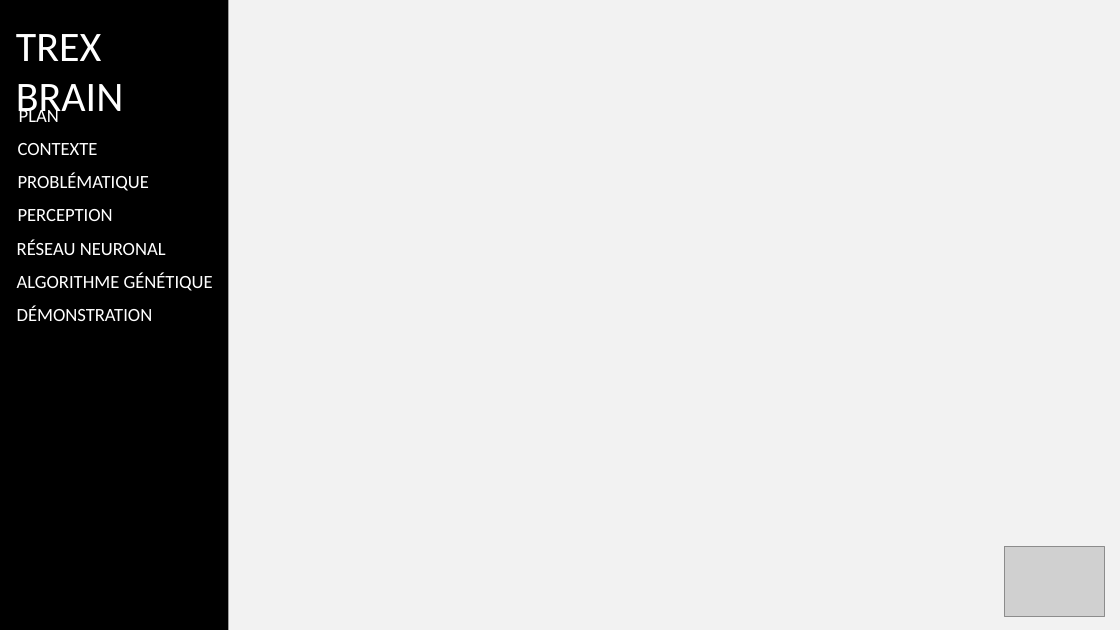
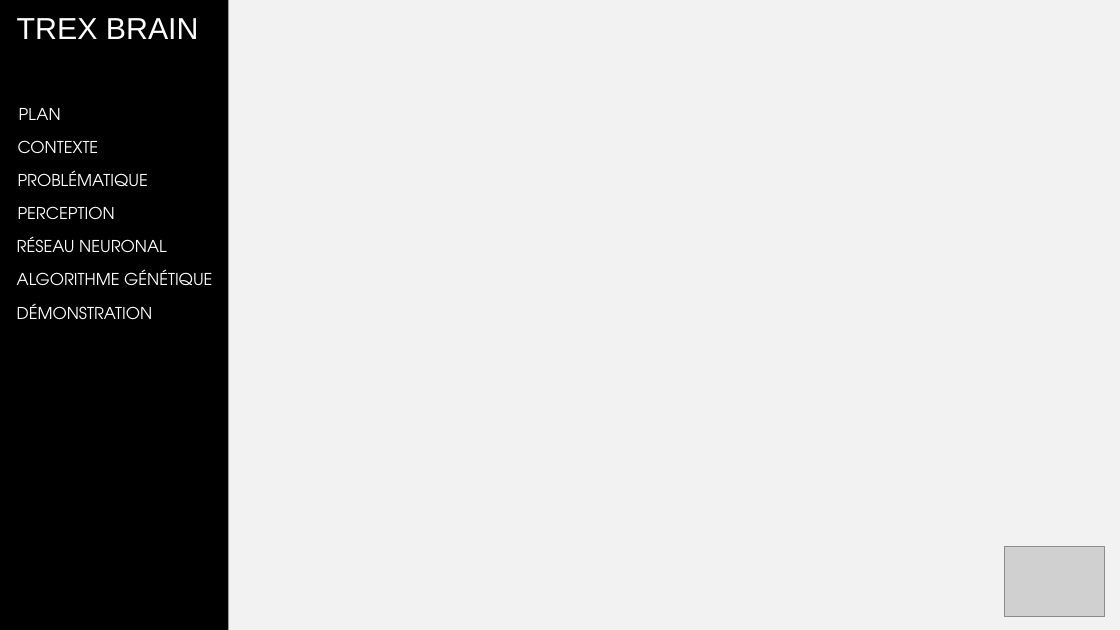
Before and after one commit to corbienassisdev/TRex-Brain, a slide deck: slide 3 of gesp/soutenance/Soutenance_V02.pptx (slide 2 before the commit). Drawn at 1120x630 pixels with LibreOffice and Linux fonts; fonts in the diff are those of the drawing; grey boxes stand for pictures; background and template pictures are left out. Boxes give left, top, right and bottom in pixels: in the first picture for what was removed or moved away, otherwise in the second. Text is boxed around its words. In the diff, an @@ line names an element or a change of style, - is before the commit and + after.

```diff
--- a/gesp/soutenance/Soutenance_V02.pptx
+++ b/gesp/soutenance/Soutenance_V02.pptx
@@ text added at <box>17,18,199,39</box>, 26 pt, text #FFFFFF @@
+TREX BRAIN
@@ text removed at <box>16,34,123,122</box> @@
-TREX BRAIN
@@ size 16 to 14 pt, font Calibri to TeX Gyre Adventor in 7 elements at <box>17,269,212,285</box>, <box>17,236,167,252</box>, <box>17,304,153,319</box>, <box>18,170,148,187</box>, <box>18,206,115,219</box>, <box>18,140,99,154</box>, <box>19,108,61,120</box> @@
```
Also in this commit, not shown: 20 other slides changed, 4 slides added, 1 slide removed, 1 other file.
